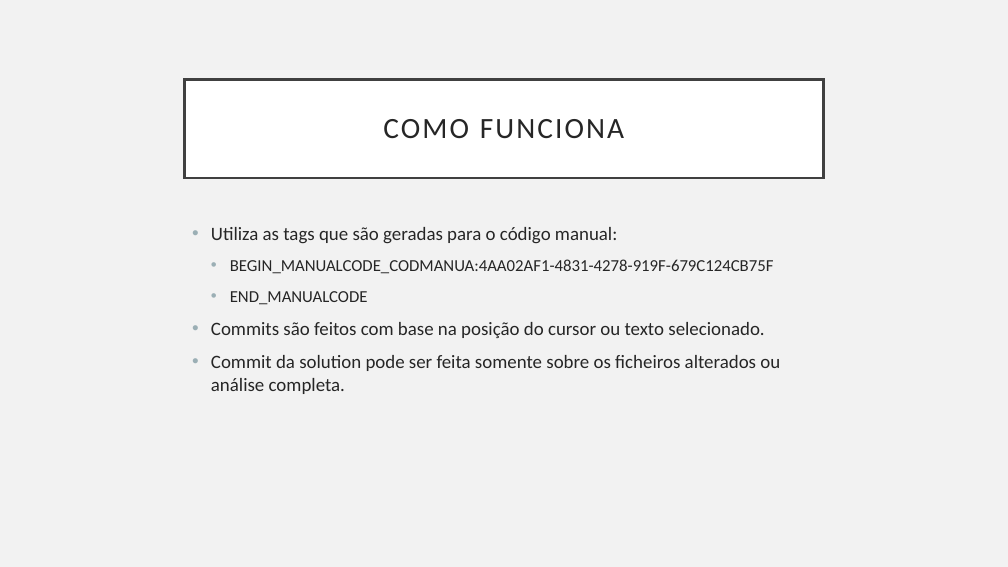
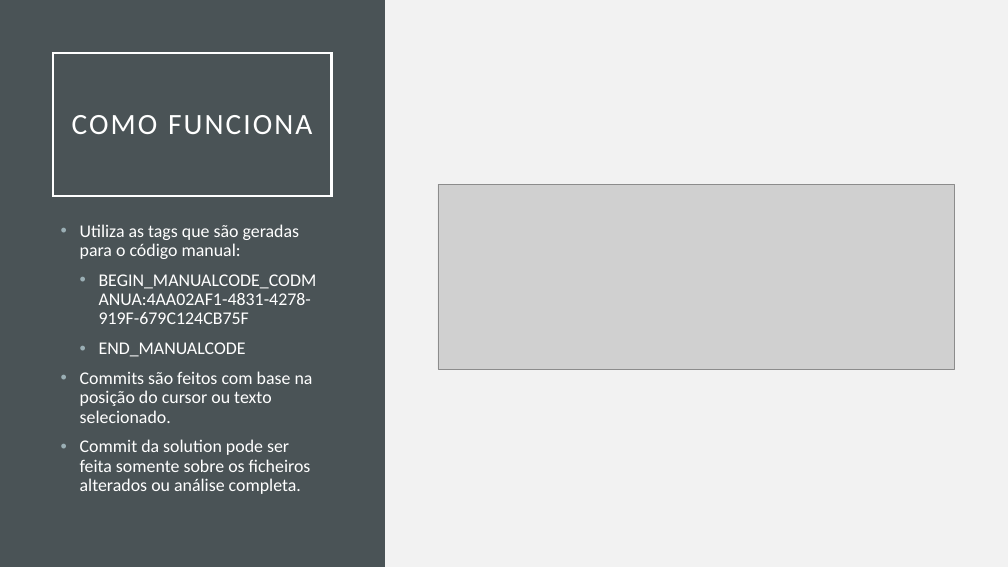
Before and after one commit to tparreira93/CodeFlow, a slide deck: slide 11 of ManualCode/Apresentacao/CodeFlow.pptx (slide 7 before the commit). Drawn at 1008x567 pixels with LibreOffice and Linux fonts; fonts in the diff are those of the drawing; grey boxes stand for pictures. Boxes give left, top, right and bottom in pixels: in the first picture for what was removed or moved away, otherwise in the second. Text is boxed around its words. In the diff, an @@ line names an element or a change of style, - is before the commit and + after.

```diff
--- a/ManualCode/Apresentacao/CodeFlow.pptx
+++ b/ManualCode/Apresentacao/CodeFlow.pptx
@@ rectangle added at (x1=0, y1=0, x2=385, y2=567), fill #4A5356 @@
@@ title "COMO FUNCIONA" resized from (x1=185, y1=79, x2=823, y2=178) to (x1=53, y1=53, x2=331, y2=196) @@
@@ title "COMO FUNCIONA" at (x1=53, y1=53, x2=331, y2=196): text colour #262626 to #FFFFFF; fill #FFFFFF to none; outline #404040 2.5 pt to #FFFFFF 2.5 pt @@
@@ picture added at (x1=438, y1=185, x2=955, y2=369) @@
@@ text "Utiliza as tags que são ..." moved from (x1=211, y1=227, x2=780, y2=394) to (x1=80, y1=224, x2=317, y2=494) @@
@@ text "Utiliza as tags que são ..." at (x1=80, y1=224, x2=317, y2=494): size 18 to 17 pt in "Utiliza as tags que são geradas para ...", "Commits são feitos com base na posição ...", "Commit da solution pode ser feita somente ..."; text colour #262626 to #FFFFFF; size 16 to 17 pt in "BEGIN_MANUALCODE_CODMANUA:4AA02AF1-4831-4278-919F-679C124CB7 ...", "END_MANUALCODE"; line spacing 1 to 0.9 @@
```
Also in this commit, not shown: 5 other slides changed, 5 slides added, 5 other files.
